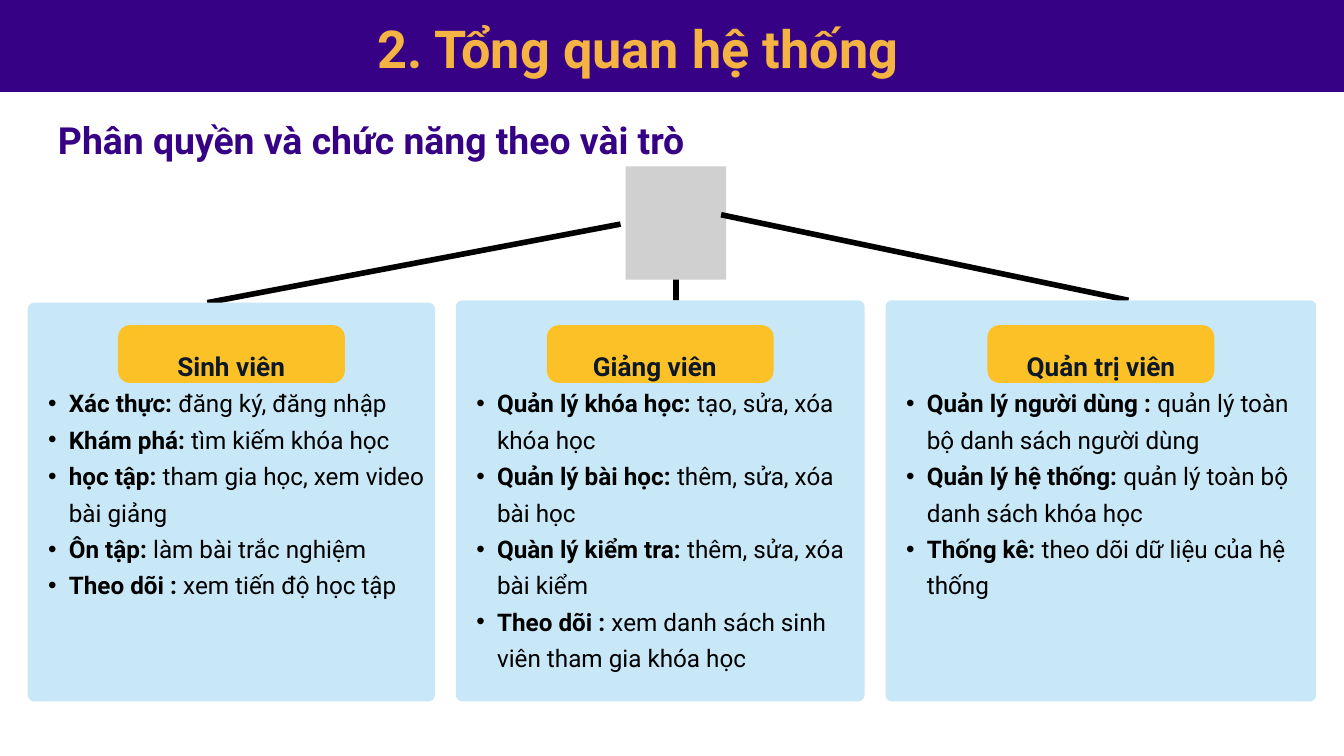
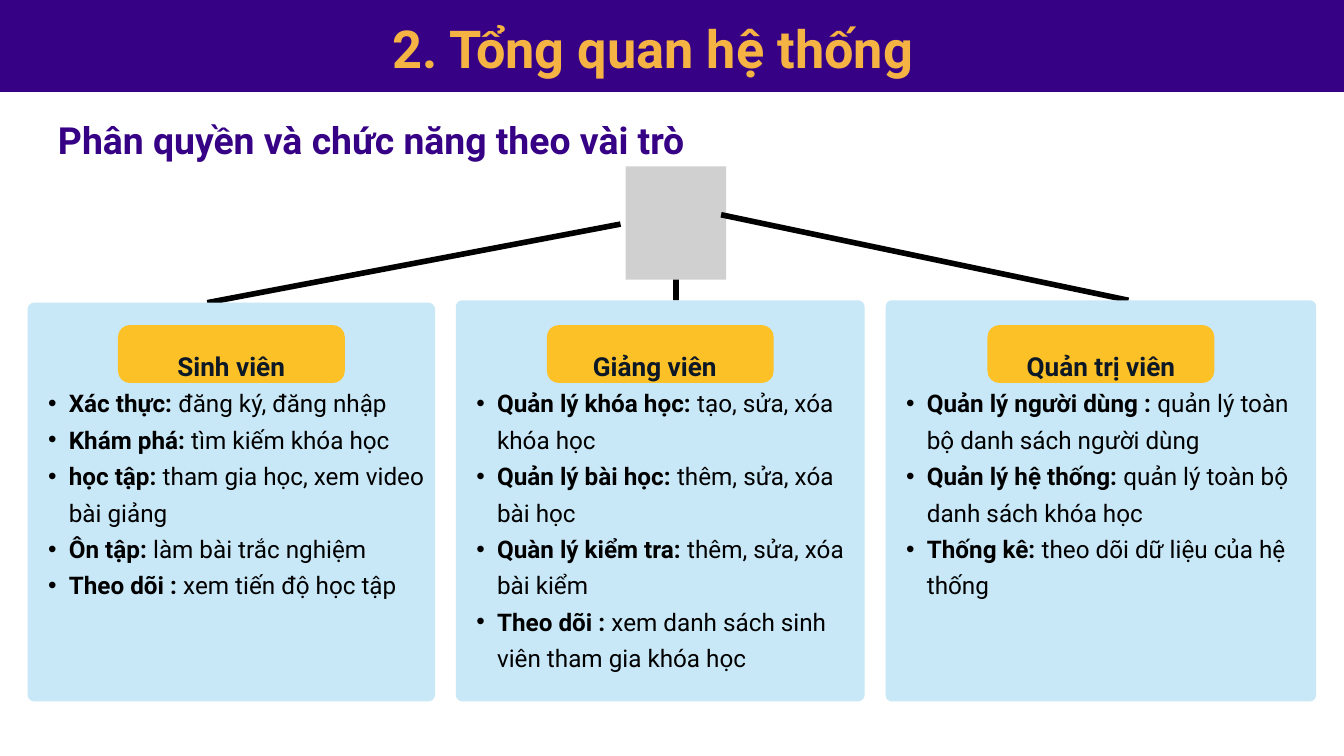
Before and after one commit to Huyle205/csn-da23ttc-letuanhuy-webhoctap-reactjs, a slide deck: slide 7 of thesis/abs/Bao cao thuyet trinh.pptx. Drawn at 1344x756 pixels with LibreOffice and Linux fonts; fonts in the diff are those of the drawing; grey boxes stand for pictures. Boxes give left, top, right and bottom in pixels: in the first picture for what was removed or moved away, otherwise in the second. Text is boxed around its words. In the diff, an @@ line names an element or a change of style, - is before the commit and + after.

```diff
--- a/thesis/abs/Bao cao thuyet trinh.pptx
+++ b/thesis/abs/Bao cao thuyet trinh.pptx
@@ text "2. Tổng quan hệ thống": place and size @@
-text "2. Tổng quan hệ thống" at <box>378,25,899,79</box>
+text "2. Tổng quan hệ thống" at <box>392,25,913,79</box>
```
Also in this commit, not shown: 12 other slides changed.
